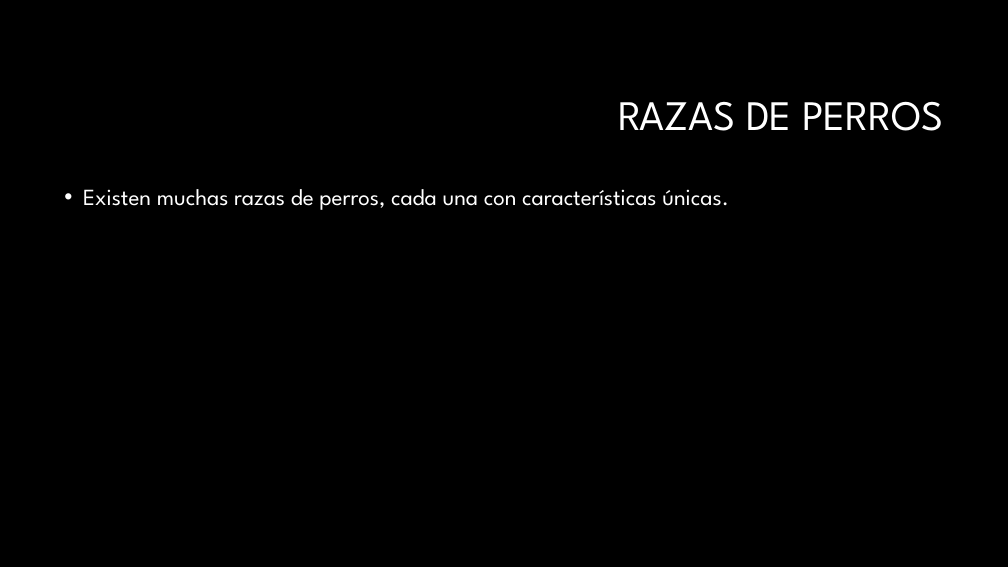
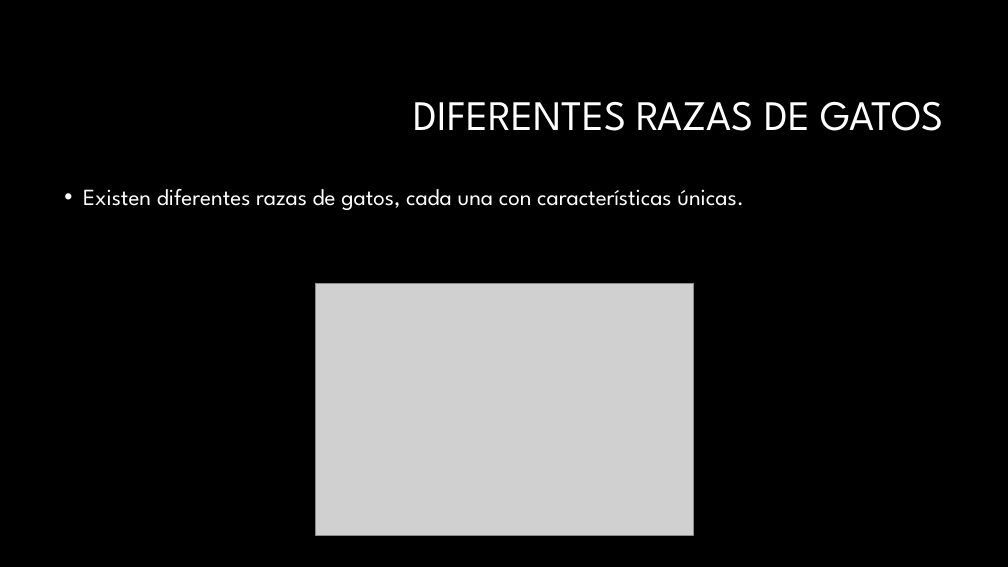
Before and after one commit to JorgeSotoAudelo/AI_PresentationGenerator, a slide deck: slide 7 of app/temp/output.pptx (slide 3 before the commit). Drawn at 1008x567 pixels with LibreOffice and Linux fonts; fonts in the diff are those of the drawing; grey boxes stand for pictures; background and template pictures are left out. Boxes give left, top, right and bottom in pixels: in the first picture for what was removed or moved away, otherwise in the second. Text is boxed around its words. In the diff, an @@ line names an element or a change of style, - is before the commit and + after.

```diff
--- a/app/temp/output.pptx
+++ b/app/temp/output.pptx
@@ title at box(414, 101, 943, 131): text changed @@
-RAZAS DE PERROS
+DIFERENTES RAZAS DE GATOS
@@ text at box(83, 189, 744, 210): text changed @@
-• Existen muchas razas de perros, cada una con características únicas.
+• Existen diferentes razas de gatos, cada una con características únicas.
@@ picture added at box(315, 284, 693, 535) @@
```
Also in this commit, not shown: 3 other slides changed, 2 slides added, 2 slides removed.
